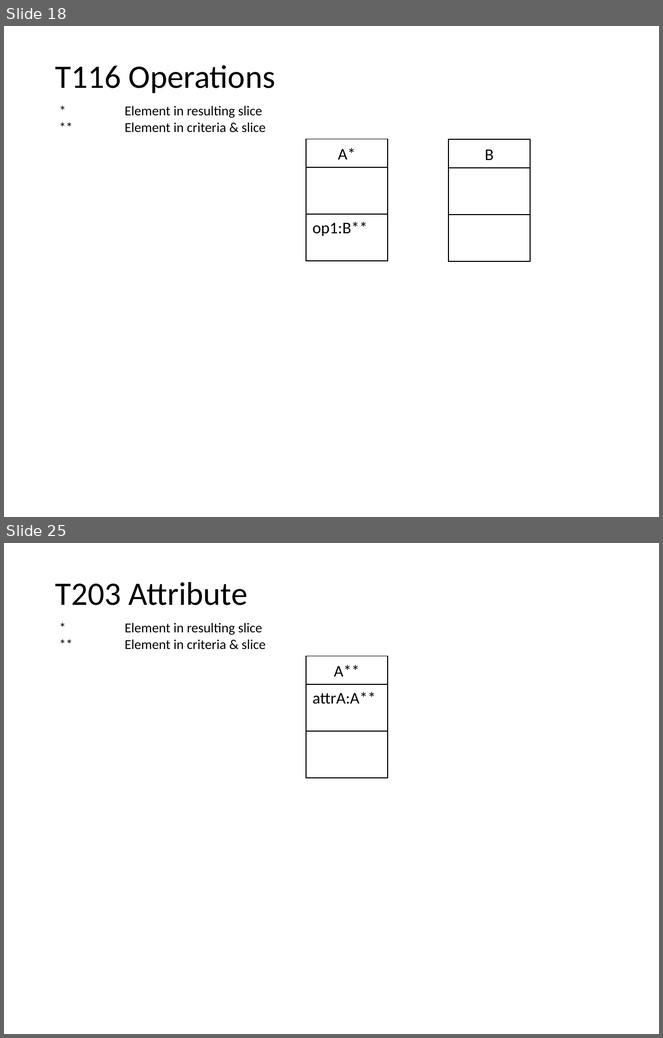
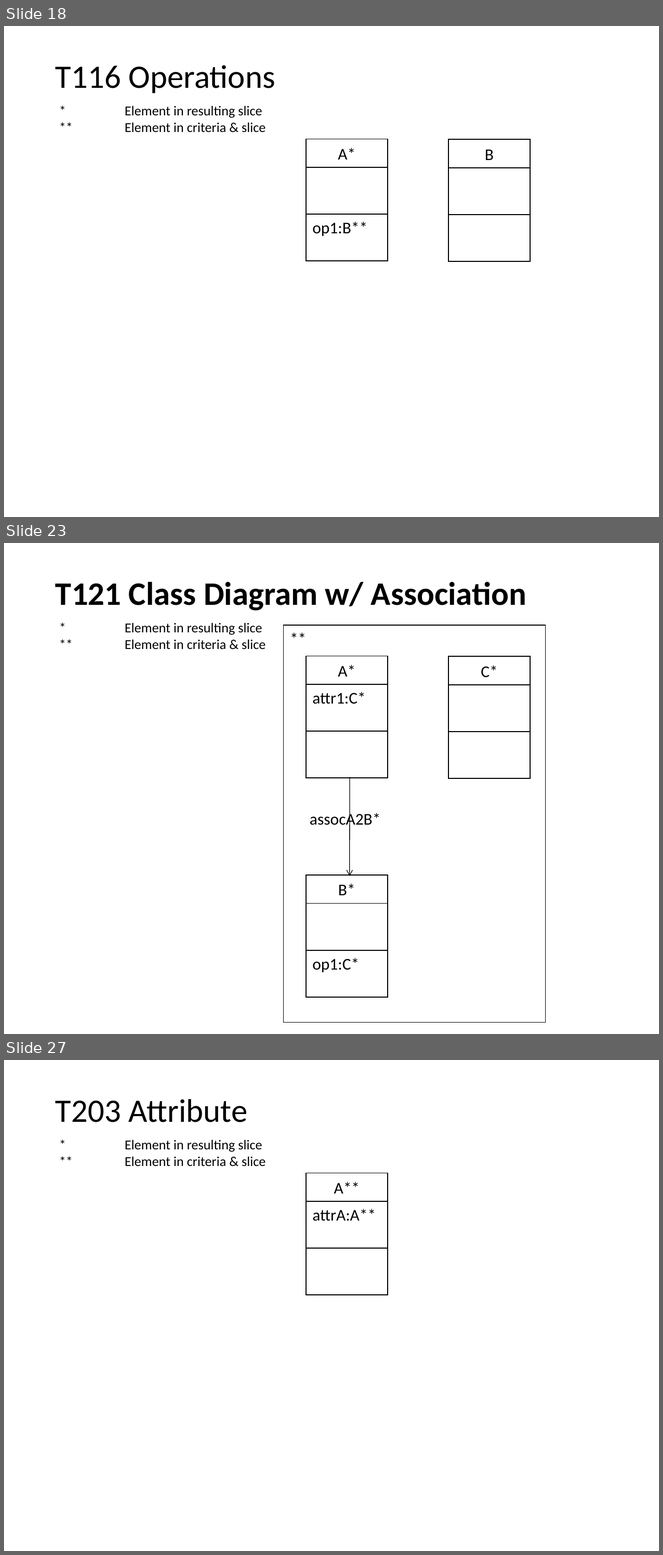
Before and after one commit to nlsfung/MMINT_Examples, a slide deck: CDSliceTestSuite/TestSuite.ppt. Shown one above the other, each under a label of ours: slides 18 and 25 before the commit, slides 18, 23 and 27 after it; the slides between them are not shown. The pictures are 663x1038 and 663x1555 pixels, drawn with LibreOffice and Linux fonts; fonts in the diff are those of the drawing. Boxes give left, top, right and bottom in pixels: in the first picture for what was removed or moved away, otherwise in the second. Text is boxed around its words. In the diff, an @@ line names an element or a change of style, - is before the commit and + after.

Commit message:
Updated test suite for class diagram slicer.

```diff
--- a/CDSliceTestSuite/TestSuite.ppt
+++ b/CDSliceTestSuite/TestSuite.ppt
@@ slide 23 added at (4, 543, 659, 1034), background #FFFFFF; not listed: 1 template element that a slide beside it also shows @@
@@ text added at (55, 581, 527, 611), 36 pt, text #000000, bold @@
+T121 Class Diagram w/ Association
@@ rectangle added at (284, 625, 546, 1022), fill #FFFFFF, outline #000000 0.94 pt, 18 pt, text #000000 @@
+**
@@ rectangle added at (306, 656, 387, 684), fill #FFFFFF, outline #000000 0.94 pt, 18 pt, text #000000 @@
+A*
@@ rectangle added at (449, 656, 530, 684), fill #FFFFFF, outline #000000 0.94 pt, 18 pt, text #000000 @@
+C*
@@ rectangle added at (306, 684, 387, 732), fill #FFFFFF, outline #000000 0.94 pt, 18 pt, text #000000 @@
+attr1:C*
@@ rectangle added at (449, 684, 530, 732), fill #FFFFFF, outline #000000 0.94 pt @@
@@ rectangle added at (306, 731, 387, 778), fill #FFFFFF, outline #000000 0.94 pt @@
@@ rectangle added at (449, 732, 530, 779), fill #FFFFFF, outline #000000 0.94 pt @@
@@ arrow added from (350, 777) to (350, 876), #000000 0.74 pt @@
@@ text added at (310, 811, 381, 829), 18 pt, text #000000 @@
+assocA2B*
@@ rectangle added at (306, 875, 387, 903), fill #FFFFFF, outline #000000 0.94 pt, 18 pt, text #000000 @@
+B*
@@ rectangle added at (306, 903, 387, 951), fill #FFFFFF, outline #000000 0.94 pt @@
@@ rectangle added at (306, 951, 387, 997), fill #FFFFFF, outline #000000 0.94 pt, 18 pt, text #000000 @@
+op1:C*
@@ what was slide 25 is now slide 27 @@
```
Also in this commit, not shown: 6 slides changed, 3 other slides added, 21 other files.
